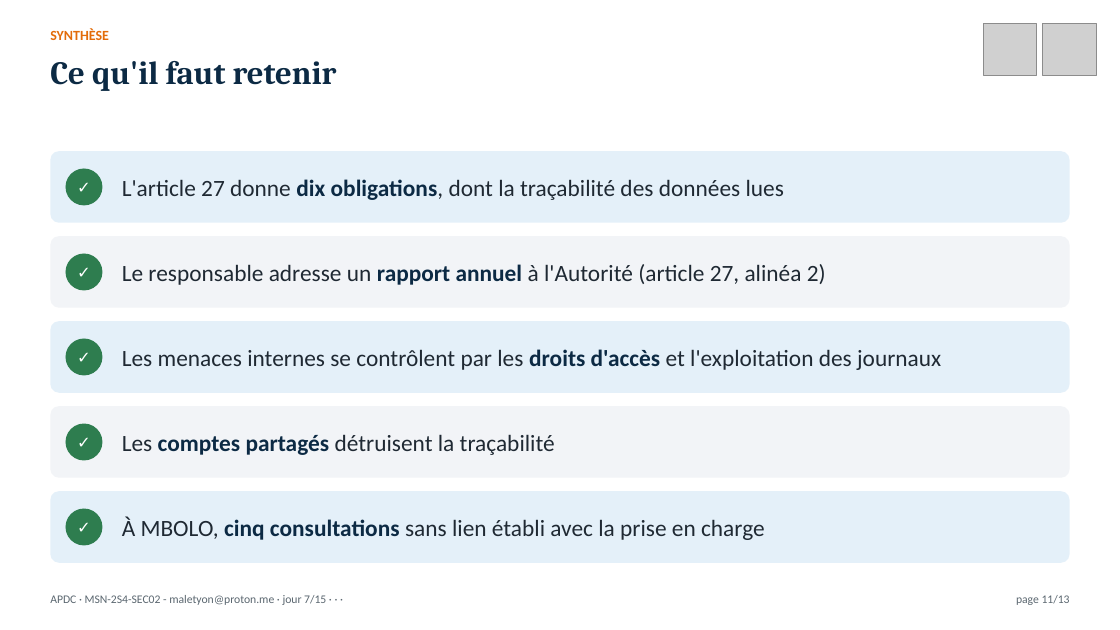
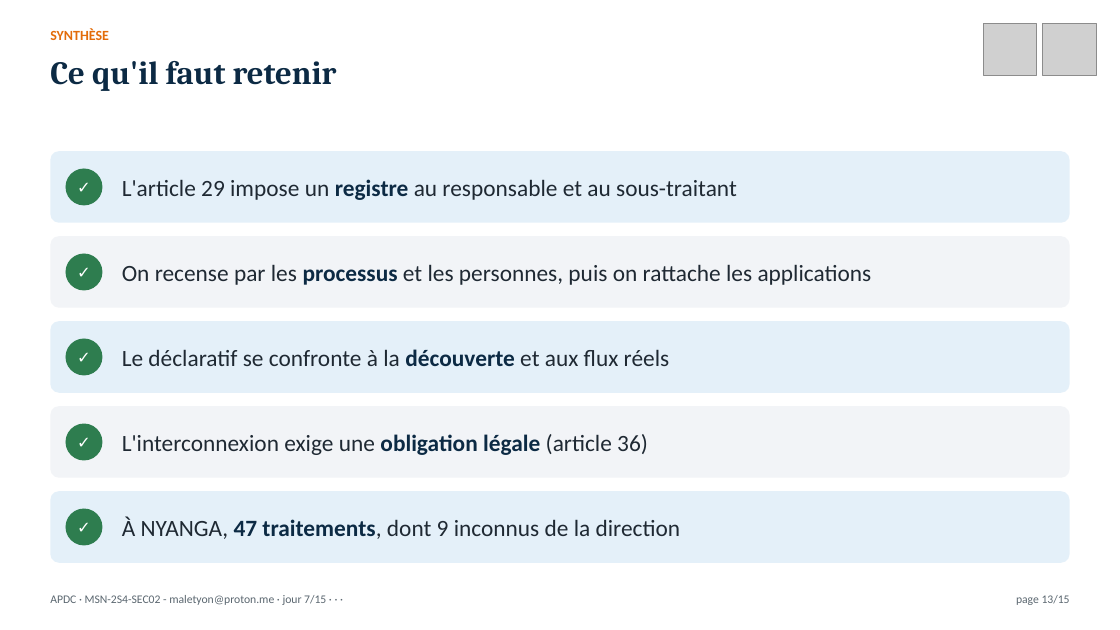
Before and after one commit to MaletYon/cours-apdc, a slide deck: slide 13 of Présentation/APDC_J07.pptx (slide 11 before the commit). Drawn at 1120x630 pixels with LibreOffice and Linux fonts; fonts in the diff are those of the drawing; grey boxes stand for pictures. Boxes give left, top, right and bottom in pixels: in the first picture for what was removed or moved away, otherwise in the second. Text is boxed around its words. In the diff, an @@ line names an element or a change of style, - is before the commit and + after.

```diff
--- a/Présentation/APDC_J07.pptx
+++ b/Présentation/APDC_J07.pptx
@@ text at box(122, 179, 737, 200): text changed @@
-L'article 27 donne dix obligations, dont la traçabilité des données lues
+L'article 29 impose un registre au responsable et au sous-traitant
@@ text at box(122, 264, 872, 285): text changed @@
-Le responsable adresse un rapport annuel à l'Autorité (article 27, alinéa 2)
+On recense par les processus et les personnes, puis on rattache les applications
@@ text at box(122, 349, 670, 366): text changed @@
-Les menaces internes se contrôlent par les droits d'accès et l'exploitation des journaux
+Le déclaratif se confronte à la découverte et aux flux réels
@@ text at box(122, 434, 648, 455): text changed @@
-Les comptes partagés détruisent la traçabilité
+L'interconnexion exige une obligation légale (article 36)
@@ text at box(122, 516, 681, 539): text changed @@
-À MBOLO, cinq consultations sans lien établi avec la prise en charge
+À NYANGA, 47 traitements, dont 9 inconnus de la direction
@@ text at box(1016, 595, 1070, 605): text changed @@
-page 11/13
+page 13/15
```
Also in this commit, not shown: 11 other slides changed, 3 slides added, 1 slide removed, 53 other files.
